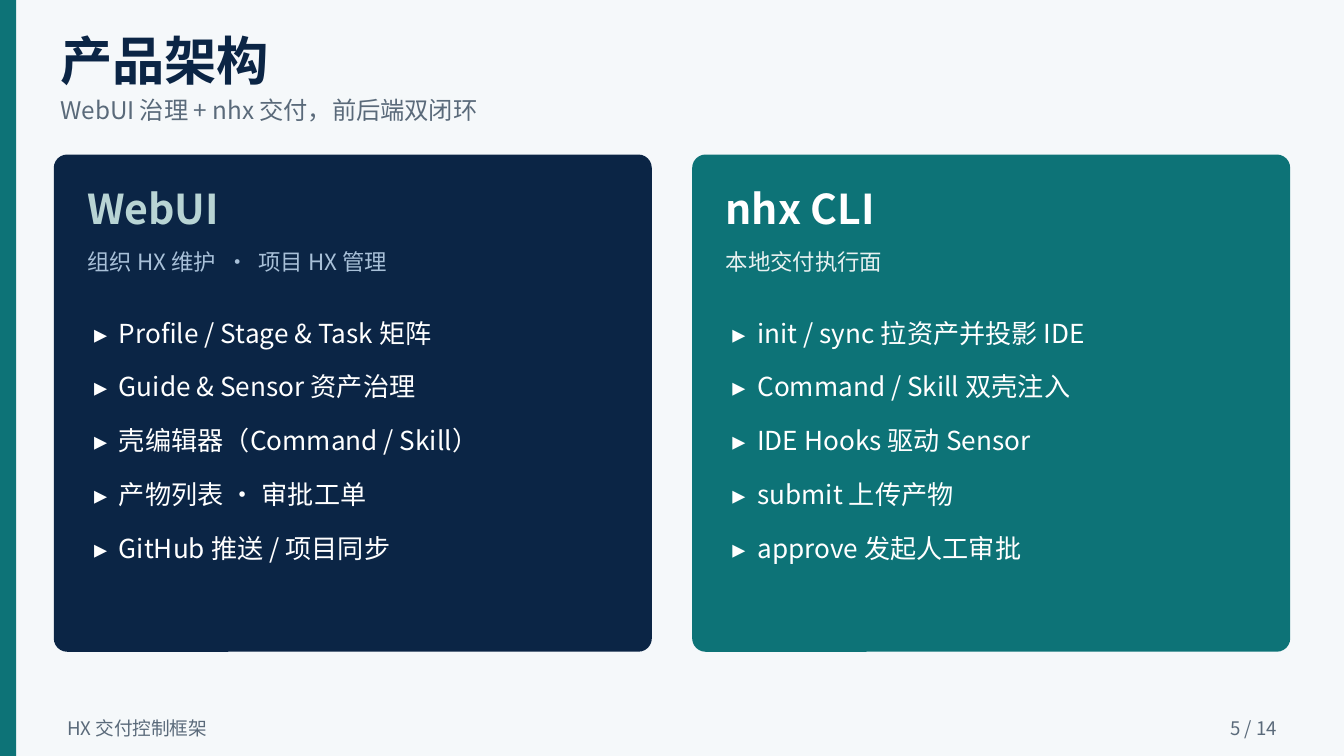
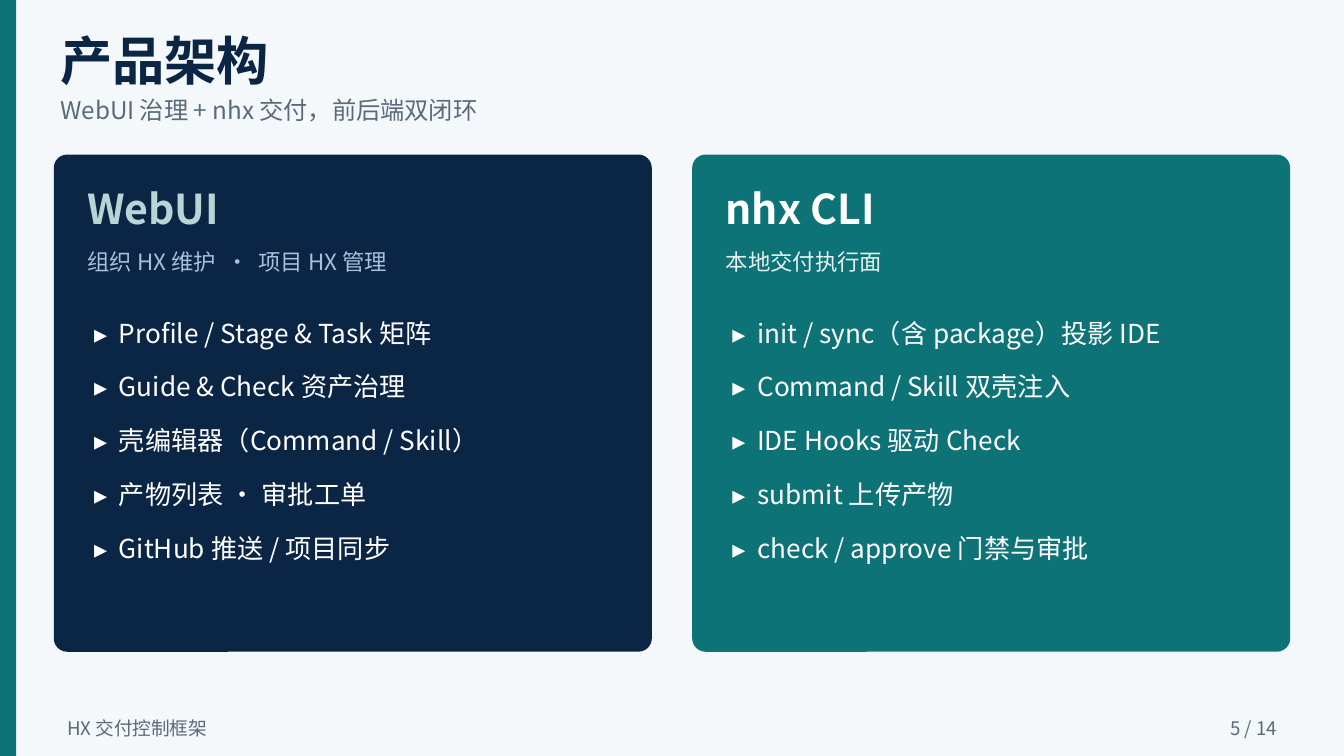
Before and after one commit to llm-insights-share/hx-lite, a slide deck: slide 5 of docs/HX应用介绍.pptx. Drawn at 1344x756 pixels with LibreOffice and Linux fonts; fonts in the diff are those of the drawing. Boxes give left, top, right and bottom in pixels: in the first picture for what was removed or moved away, otherwise in the second. Text is boxed around its words. In the diff, an @@ line names an element or a change of style, - is before the commit and + after.

Commit message:
release: hx-lite v1.02 — Template package/docx delivery & Check terminology
Propagate Guide template packages (incl. .docx) through export, sync, and
shell path layout; align gates/docs/PPTX to Check wording and nhx check.

```diff
--- a/docs/HX应用介绍.pptx
+++ b/docs/HX应用介绍.pptx
@@ text at bbox=[757, 320, 1161, 350]: text changed @@
-▸ init / sync 拉资产并投影 IDE
+▸ init / sync（含 package）投影 IDE
@@ text at bbox=[119, 374, 406, 398]: text changed @@
-▸ Guide & Sensor 资产治理
+▸ Guide & Check 资产治理
@@ text at bbox=[757, 428, 1021, 452]: text changed @@
-▸ IDE Hooks 驱动 Sensor
+▸ IDE Hooks 驱动 Check
@@ text at bbox=[757, 536, 1089, 564]: text changed @@
-▸ approve 发起人工审批
+▸ check / approve 门禁与审批
```
Also in this commit, not shown: 11 other slides changed, 35 other files.
